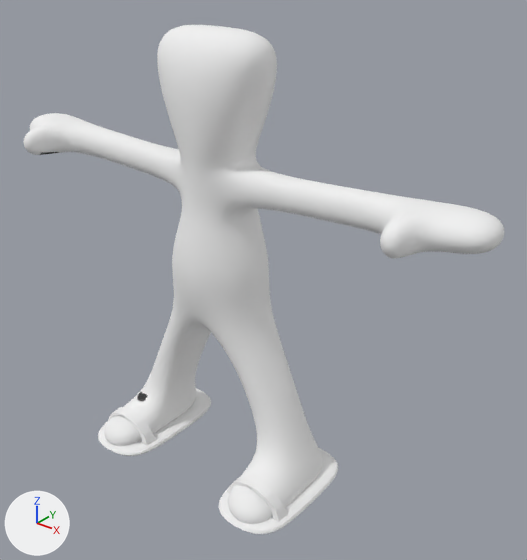
An edit to the glTF model godot/blend/smitty_simple.glb, drawn before and after from the same camera.
Before and after are seen from a 50 mm lens placed at (1.68, -1.85, 2.0), pointed at (0.17, 0.04, 0.83). The lights are fixed; the arrows at lower left show +X, +Y and +Z. Where no turn or scale is listed for an object, it has been applied to the vertices. Vertices at the same position are counted once.

The older version as bpy lines, for what is in view:
```python
me_cube = bpy.data.meshes.new('Cube')
me_cube.from_pydata(...)  # 7806 vertices, 15608 faces; spans x -1.03..1.03, y -0.35..0.2, z 0.01..1.7
me_cube.materials.append(mat_material)
ob_smitty = bpy.data.objects.new('Smitty', me_cube)
ob_smitty.location = (0.0, 0.0, 0.0)
```
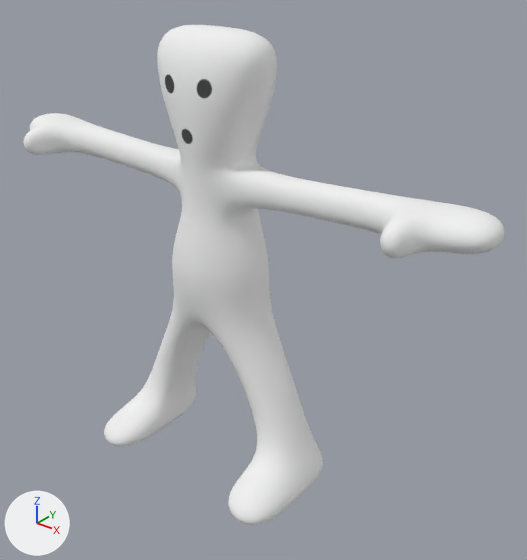
Pixel boxes [x1, y1, x2, y2] of what changed, in the pictures (527 x 560 px):
'Smitty', reshaped
    before: [24, 25, 504, 534]
    after: [24, 25, 504, 525]
part 1 of me_cube, deleted
    before: [98, 388, 211, 456]
part 2 of me_cube, deleted
    before: [218, 448, 338, 534]
part 3 of me_cube, surface changed
    both: [37, 71, 323, 524]

The change, as a list of edits to the scene's bpy script:
```text
Change me_cube:
    used by ob_smitty; location = (0.0, 0.0, 0.0)
    remove me_cube.from_pydata(...)  # 7806 vertices, 15608 faces; spans x -1.03..1.03, y -0.35..0.2, z 0.01..1.7
    add me_cube.from_pydata(...)  # 7170 vertices, 14336 faces; spans x -1.03..1.03, y -0.34..0.15, z 0.02..1.7
    me_cube part 1: the loose piece of 318 vertices spanning x -0.5..-0.19, y -0.35..0.2, z 0.01..0.16 is deleted
    me_cube part 2: the loose piece of 318 vertices spanning x 0.2..0.5, y -0.35..0.2, z 0.01..0.16 is deleted
    me_cube part 3: 14333 kept faces spanning x -1.03..1.03, y -0.34..0.15, z 0.02..1.7 get new texture (UV) coordinates
```
